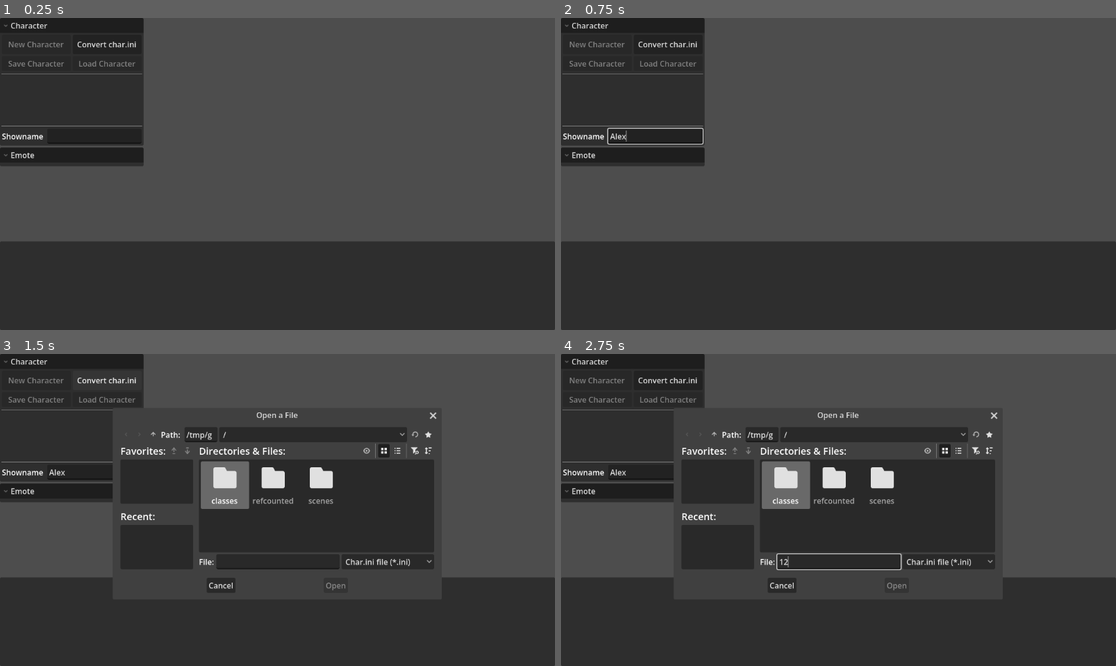
Above: before the commit, frames 1-4 (two rows, left to right).
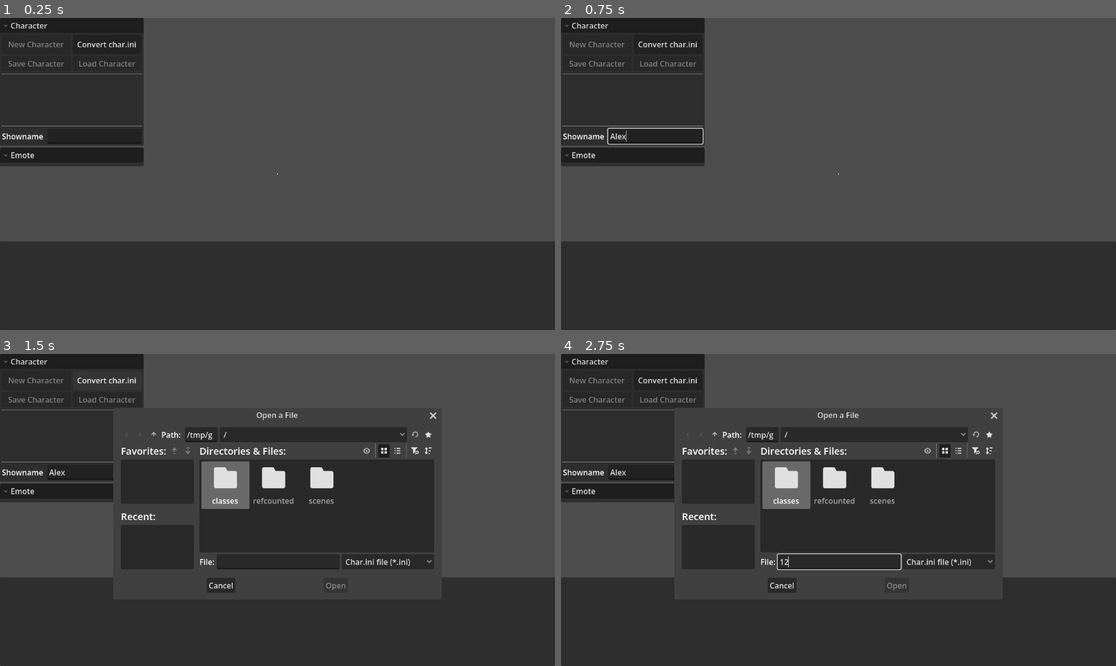
Above: after the commit, the same moments.

Repository: Crystalwarrior/KFO-CharMaker
Game: Godot game, scene res://scenes/char_maker.tscn
Two runs of this game, one before a commit and one after it. Both use one fixed random seed, a clock stepped at 60 frames per second and the inputs below.
Inputs (mouse positions are in pixels of both pictures, inside the frame that each line leads up to):
- Up to frame 1 (0.25 s): no input
- Up to frame 2 (0.75 s): click (655, 136) at 0.52 s; type "Alex" at 0.6 s
- Up to frame 3 (1.5 s): click "Convert char.ini" at 1.25 s
- Up to frame 4 (2.75 s): click (838, 563) at 2.02 s; type "12" at 2.1 s

The runs differ from the first frame. In frame 1, less than 0.1% of the frame differs, in the area x 49-51%, y 49-51%; in frame 2, less than 0.1%; in frame 3, 0.7%; in frame 4, 0.7%, in the area x 20-61%, y 17-70%.

Commit message:
Add camera controls

Diff:
--- a/project.godot
+++ b/project.godot
@@ -15,6 +15,21 @@
 config/features=PackedStringArray("4.6", "Forward Plus")
 config/icon="res://icon.svg"
 
+[input]
+
+zoom_in={
+"deadzone": 0.2,
+"events": [Object(InputEventKey,"resource_local_to_scene":false,"resource_name":"","device":-1,"window_id":0,"alt_pressed":false,"shift_pressed":false,"ctrl_pressed":false,"meta_pressed":false,"pressed":false,"keycode":0,"physical_keycode":4194437,"key_label":0,"unicode":43,"location":0,"echo":false,"script":null)
+, Object(InputEventKey,"resource_local_to_scene":false,"resource_name":"","device":-1,"window_id":0,"alt_pressed":false,"shift_pressed":false,"ctrl_pressed":false,"meta_pressed":false,"pressed":false,"keycode":0,"physical_keycode":61,"key_label":0,"unicode":61,"location":0,"echo":false,"script":null)
+]
+}
+zoom_out={
+"deadzone": 0.2,
+"events": [Object(InputEventKey,"resource_local_to_scene":false,"resource_name":"","device":-1,"window_id":0,"alt_pressed":false,"shift_pressed":false,"ctrl_pressed":false,"meta_pressed":false,"pressed":false,"keycode":0,"physical_keycode":4194435,"key_label":0,"unicode":45,"location":0,"echo":false,"script":null)
+, Object(InputEventKey,"resource_local_to_scene":false,"resource_name":"","device":-1,"window_id":0,"alt_pressed":false,"shift_pressed":false,"ctrl_pressed":false,"meta_pressed":false,"pressed":false,"keycode":0,"physical_keycode":45,"key_label":0,"unicode":45,"location":0,"echo":false,"script":null)
+]
+}
+
 [physics]
 
 3d/physics_engine="Jolt Physics"
--- /dev/null
+++ b/scenes/camera.gd
@@ -0,0 +1,38 @@
+extends Camera2D
+
+@export var camera_reset_point: Marker2D
+
+var zoom_speed = 0.1
+
+func _unhandled_input(event):
+	if event is InputEventMouseButton:
+		get_viewport().gui_release_focus()
+		if event.button_index == MOUSE_BUTTON_WHEEL_UP and event.pressed:
+			zoom += zoom * zoom_speed
+		if event.button_index == MOUSE_BUTTON_WHEEL_DOWN and event.pressed:
+			zoom -= zoom * zoom_speed
+	if event is InputEventMouseMotion:
+		if Input.is_mouse_button_pressed(MOUSE_BUTTON_RIGHT) or Input.is_mouse_button_pressed(MOUSE_BUTTON_MIDDLE):
+			position -= (event.relative / zoom.x)
+
+
+func _process(delta):
+	var input_direction = Input.get_vector(&"ui_left", &"ui_right", &"ui_up", &"ui_down")
+	if input_direction != Vector2(0, 0):
+		position += (input_direction * 500 / zoom.x) * delta
+	if Input.is_action_pressed("zoom_in"):
+		_on_main_window_zoom(0.5)
+	if Input.is_action_pressed("zoom_out"):
+		_on_main_window_zoom(-0.5)
+
+
+func _on_main_window_zoom(amt):
+	zoom += zoom * amt * zoom_speed
+
+
+func _on_main_window_reset_camera():
+	zoom = Vector2(1, 1)
+	if camera_reset_point:
+		position = camera_reset_point.position
+	else:
+		position = Vector2(0, 0)
--- a/scenes/char_maker.tscn
+++ b/scenes/char_maker.tscn
@@ -2,6 +2,7 @@
 
 [ext_resource type="Script" uid="uid://dc4ptx84cxhp5" path="res://scenes/char_maker.gd" id="1_cwkk8"]
 [ext_resource type="PackedScene" uid="uid://coar0w52ewb50" path="res://scenes/world.tscn" id="2_k2o8i"]
+[ext_resource type="Script" uid="uid://cmwvn07t0sv8n" path="res://scenes/camera.gd" id="3_h0otu"]
 
 [node name="Main" type="Node" unique_id=269323199]
 
@@ -14,6 +15,7 @@
 anchor_bottom = 1.0
 grow_horizontal = 2
 grow_vertical = 2
+mouse_filter = 2
 script = ExtResource("1_cwkk8")
 
 [node name="FileDialog" type="FileDialog" parent="GUILayer/CharConverter" unique_id=289154189]
@@ -147,8 +149,15 @@
 icon_mode = 0
 fixed_icon_size = Vector2i(80, 80)
 
+[node name="CenterRef" type="ColorRect" parent="." unique_id=1978758270]
+offset_left = -1.0
+offset_top = -1.0
+offset_right = 1.0
+offset_bottom = 1.0
+
 [node name="World" parent="." unique_id=1984213863 instance=ExtResource("2_k2o8i")]
 unique_name_in_owner = true
 
-[node name="Camera2D" type="Camera2D" parent="." unique_id=682089302]
+[node name="Camera" type="Camera2D" parent="." unique_id=682089302]
 unique_name_in_owner = true
+script = ExtResource("3_h0otu")
Not shown, added: scenes/camera.gd.uid
